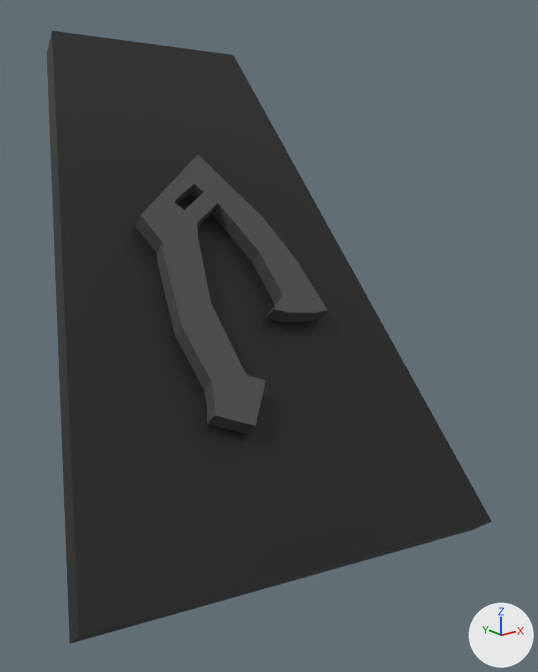
Before and after pictures for a commit that changed the OBJ model src/main/resources/assets/stargate/models/DHD/025.obj.
Both versions are drawn from a 50 mm lens placed at (-0.1126, -0.2364, 0.8549), pointed at (-0.0297, -0.1327, 0.8134). Arrows for +X, +Y and +Z are at lower right; the lights stay in place. The first picture is the older version. Where no turn or scale is listed for an object, it has been applied to the vertices.

Names of what the first picture shows: '025'.
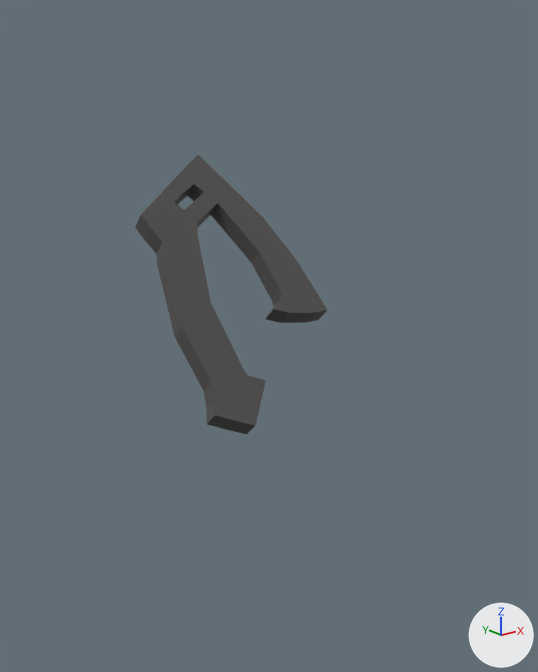
Boxes (x1, y1, x2, y2) around the edits, measured in the pictures (538 x 672 px):
'025', reshaped (57% narrower, 54% shorter): before (47, 31, 492, 644); after (135, 155, 327, 434)
part 1 of me_025, deleted: before (47, 31, 492, 644)

Edits to the bpy script that builds the scene:
```text
Change me_025:
    used by ob_025; location = (0.0, 0.0, 0.0)
    remove me_025.from_pydata(...)  # 92 vertices, 137 faces; spans x -0.0801..-0.0018, y -0.1659..-0.0743, z 0.7756..0.8691
    add me_025.from_pydata(...)  # 82 vertices, 123 faces; spans x -0.0491..-0.0168, y -0.1456..-0.1046, z 0.8009..0.845
    me_025 part 1: the loose piece of 10 vertices spanning x -0.0801..-0.0018, y -0.1659..-0.0743, z 0.7756..0.8691 is deleted
```
